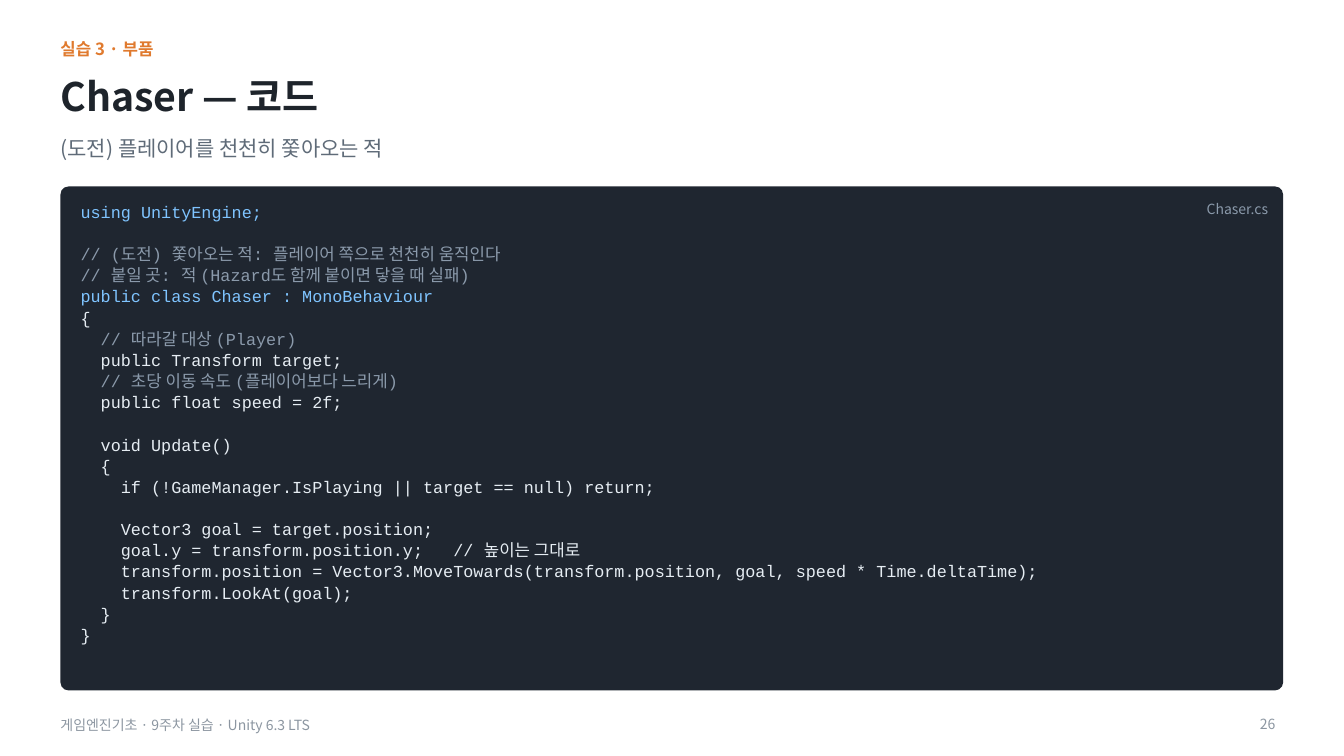
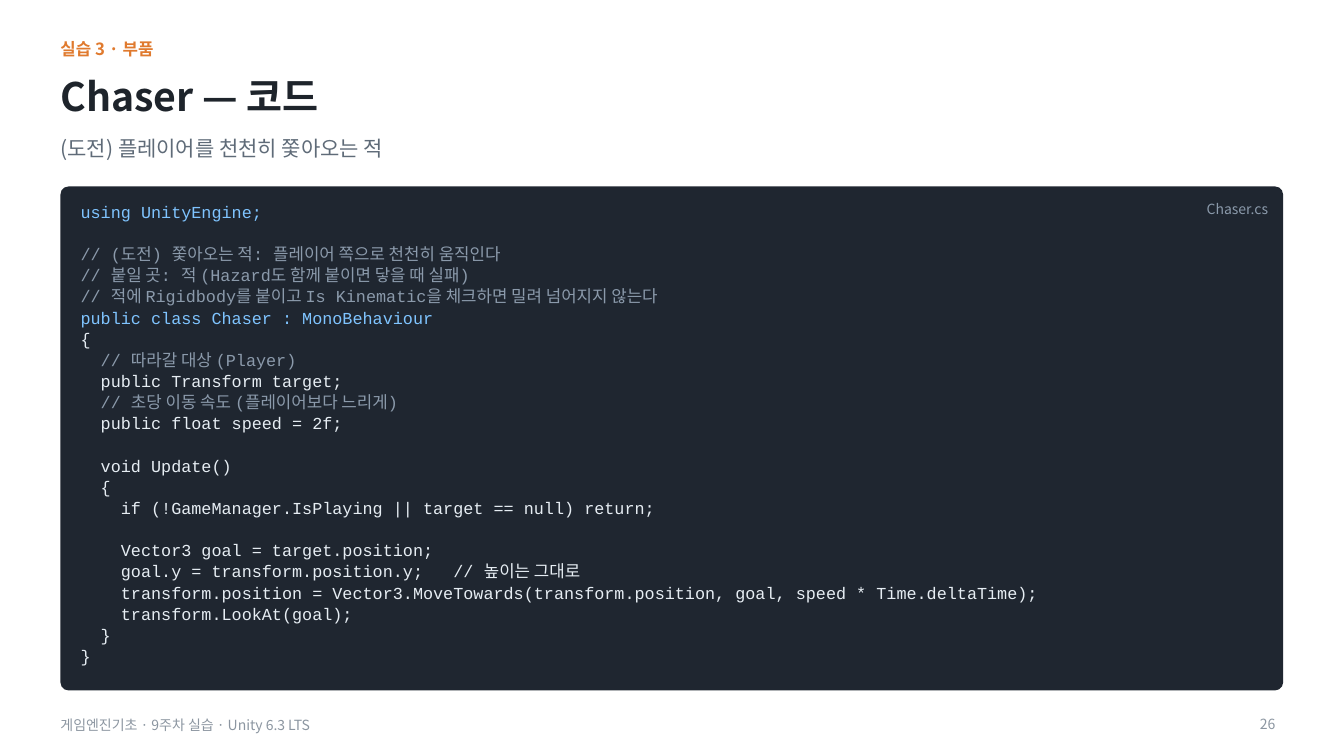
Before and after one commit to iplay-garden/game-engine-basics, a slide deck: slide 26 of 9주차/한국어/게임엔진기초_9주차_오프라인_실습슬라이드.pptx. Drawn at 1344x756 pixels with LibreOffice and Linux fonts; fonts in the diff are those of the drawing. Boxes give left, top, right and bottom in pixels: in the first picture for what was removed or moved away, otherwise in the second. Text is boxed around its words. In the diff, an @@ line names an element or a change of style, - is before the commit and + after.

```diff
--- a/9주차/한국어/게임엔진기초_9주차_오프라인_실습슬라이드.pptx
+++ b/9주차/한국어/게임엔진기초_9주차_오프라인_실습슬라이드.pptx
@@ text at [111, 288, 657, 306]: paragraph added @@
+// 적에 Rigidbody를 붙이고 Is Kinematic을 체크하면 밀려 넘어지지 않는다
```
Also in this commit, not shown: 3 other slides changed, 3 other files.
